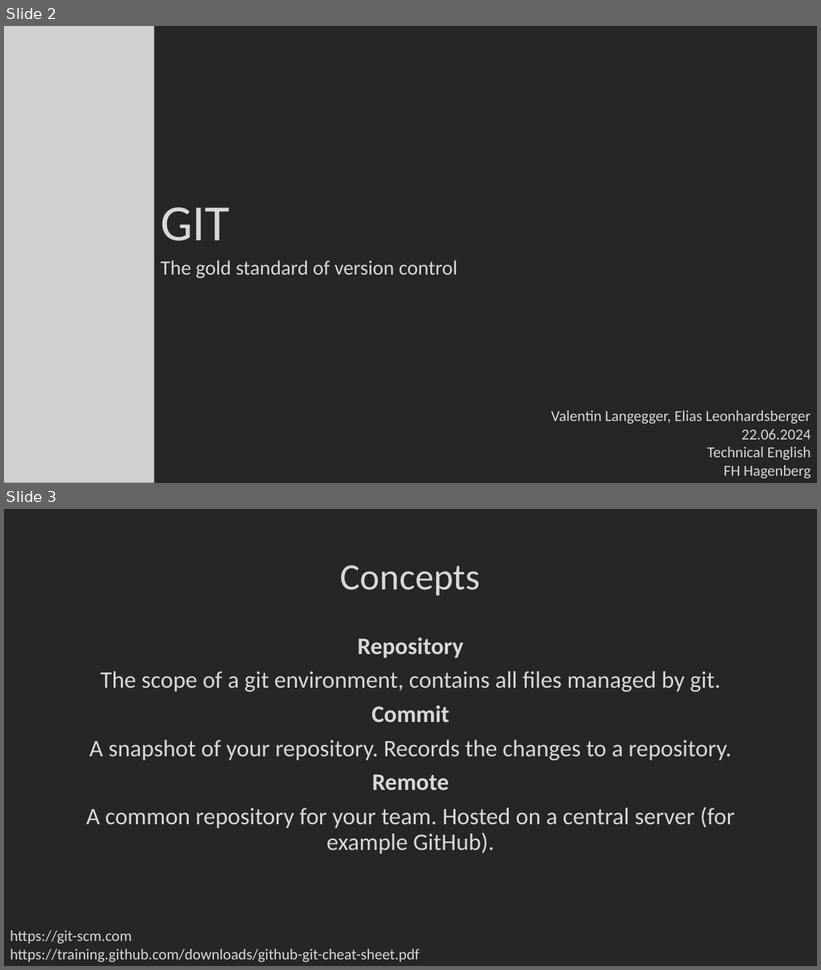
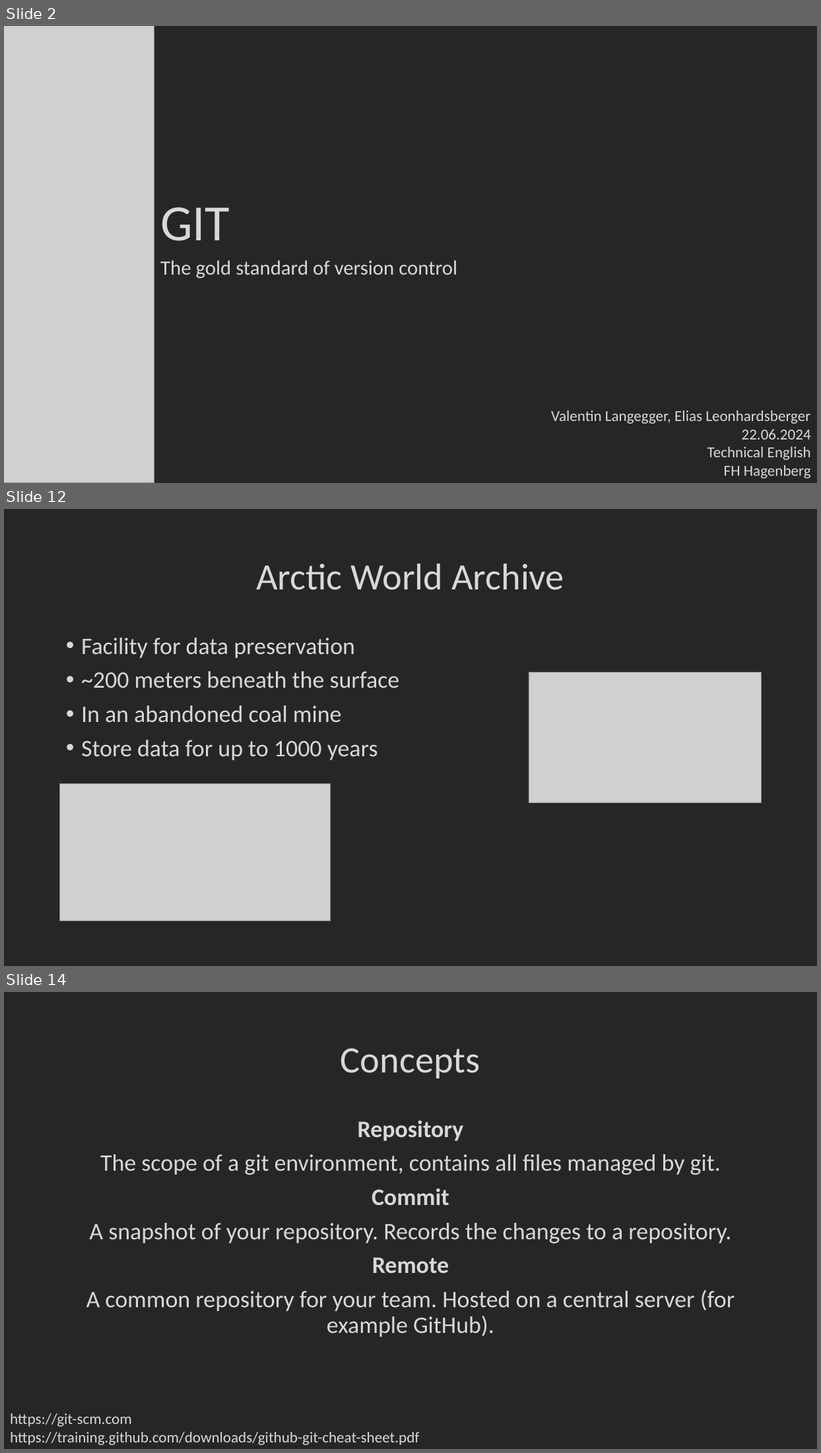
Before and after one commit to Xoechz/SEbaBB2, a slide deck: EN/GIT.pptx. Shown one above the other, each under a label of ours: slides 2 and 3 before the commit, slides 2, 12 and 14 after it; the slides between them are not shown. The pictures are 821x970 and 821x1453 pixels, drawn with LibreOffice and Linux fonts; fonts in the diff are those of the drawing; grey boxes stand for pictures; background and template pictures are left out. Boxes give left, top, right and bottom in pixels: in the first picture for what was removed or moved away, otherwise in the second. Text is boxed around its words. In the diff, an @@ line names an element or a change of style, - is before the commit and + after.

```diff
--- a/EN/GIT.pptx
+++ b/EN/GIT.pptx
@@ slide 12 added at [4, 509, 817, 966], background #262626 @@
@@ title added at [256, 564, 564, 590], 44 pt, text #D8D8D8 @@
+Arctic World Archive
@@ text added at [81, 638, 400, 760], 28 pt, text #D8D8D8 @@
+• Facility for data preservation
+• ~200 meters beneath the surface
+• In an abandoned coal mine
+• Store data for up to 1000 years
@@ picture added at [529, 673, 761, 803] @@
@@ picture added at [60, 784, 331, 921] @@
@@ what was slide 3 is now slide 14 @@
```
Also in this commit, not shown: 1 slide changed, 11 other slides added.
